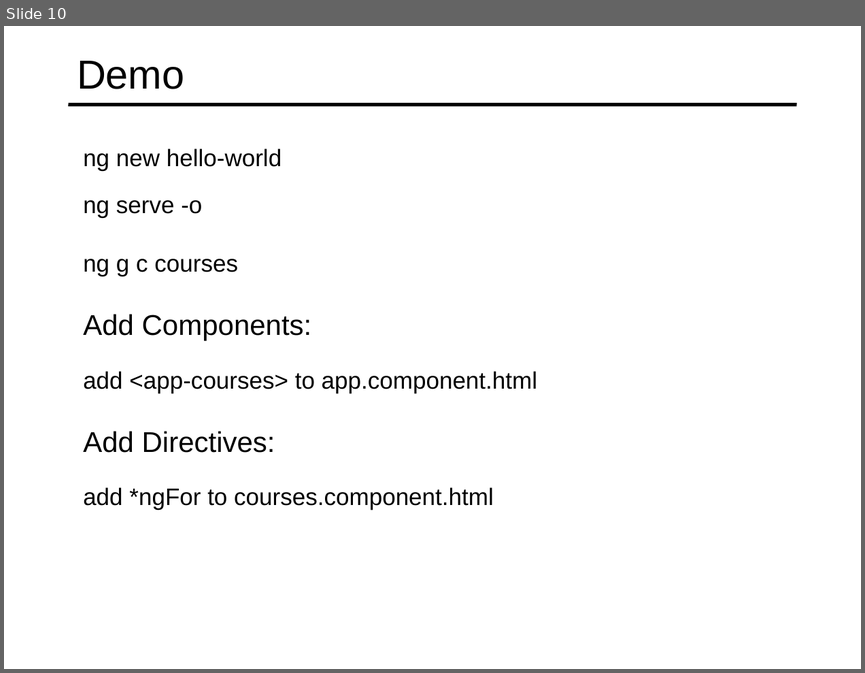
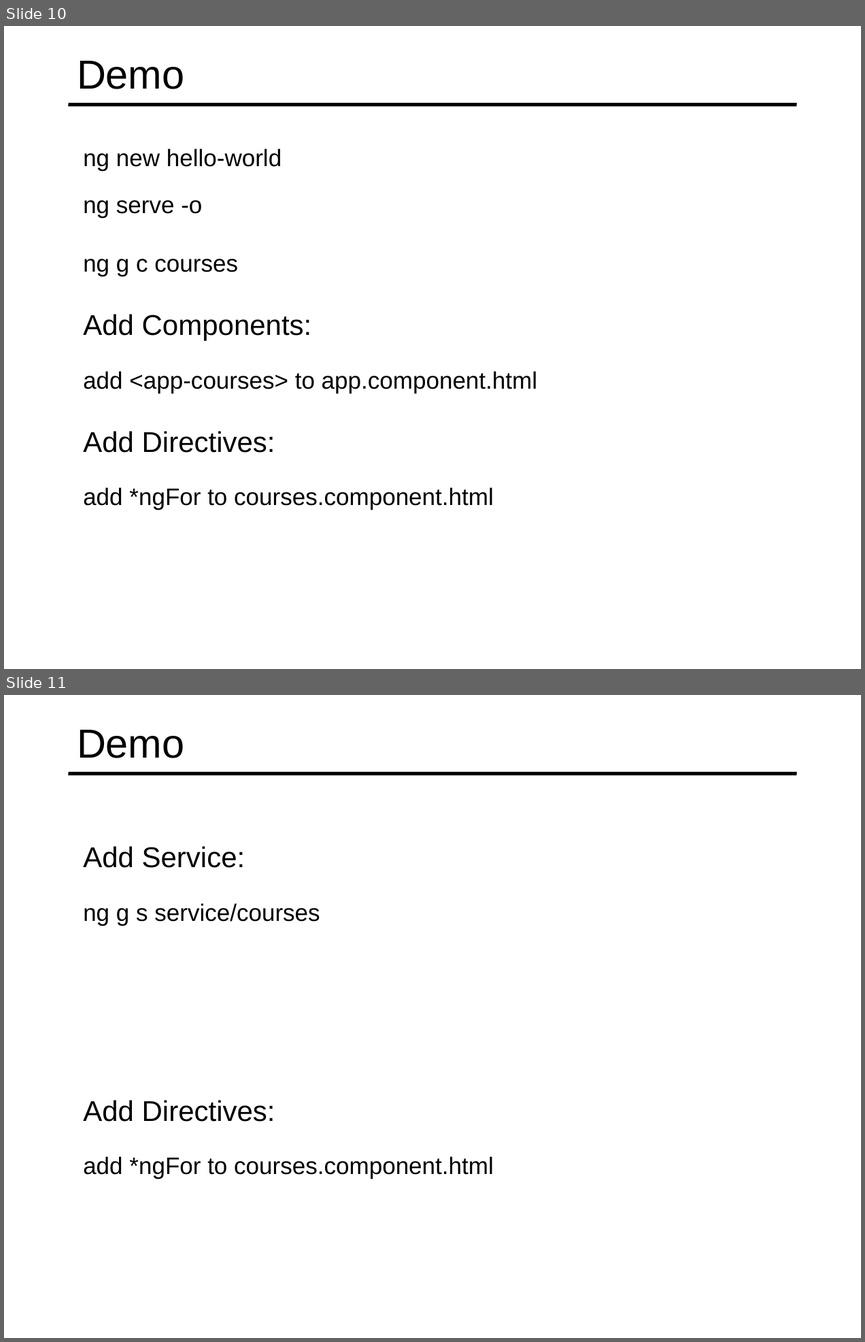
Before and after one commit to specter01wj/Jago_Link_Training, a slide deck: Angular/Angular7/Angular Advanced Course/Essentials/1.Fundamentals/L1_Fundamentals.ppt. Shown one above the other, each under a label of ours: slide 10 before the commit, slides 10 and 11 after it. The pictures are 865x673 and 865x1342 pixels, drawn with LibreOffice and Linux fonts; fonts in the diff are those of the drawing. Boxes give left, top, right and bottom in pixels: in the first picture for what was removed or moved away, otherwise in the second. Text is boxed around its words. In the diff, an @@ line names an element or a change of style, - is before the commit and + after.

Commit message:
09/05/2019 v1

```diff
--- a/Angular/Angular7/Angular Advanced Course/Essentials/1.Fundamentals/L1_Fundamentals.ppt
+++ b/Angular/Angular7/Angular Advanced Course/Essentials/1.Fundamentals/L1_Fundamentals.ppt
@@ slide 11 added at <box>4,695,861,1338</box>, background #FFFFFF; not listed: 1 template element that a slide beside it also shows @@
@@ title added at <box>77,730,184,758</box>, 34 pt, text #000000 @@
+Demo
@@ text added at <box>83,846,245,868</box>, 24 pt, text #000000 @@
+  Add Service:
@@ text added at <box>83,903,320,926</box>, 20 pt, text #000000 @@
+  ng g s service/courses
@@ text added at <box>83,1100,275,1121</box>, 24 pt, text #000000 @@
+  Add Directives:
@@ text added at <box>83,1156,494,1178</box>, 20 pt, text #000000 @@
+  add *ngFor to courses.component.html
```
